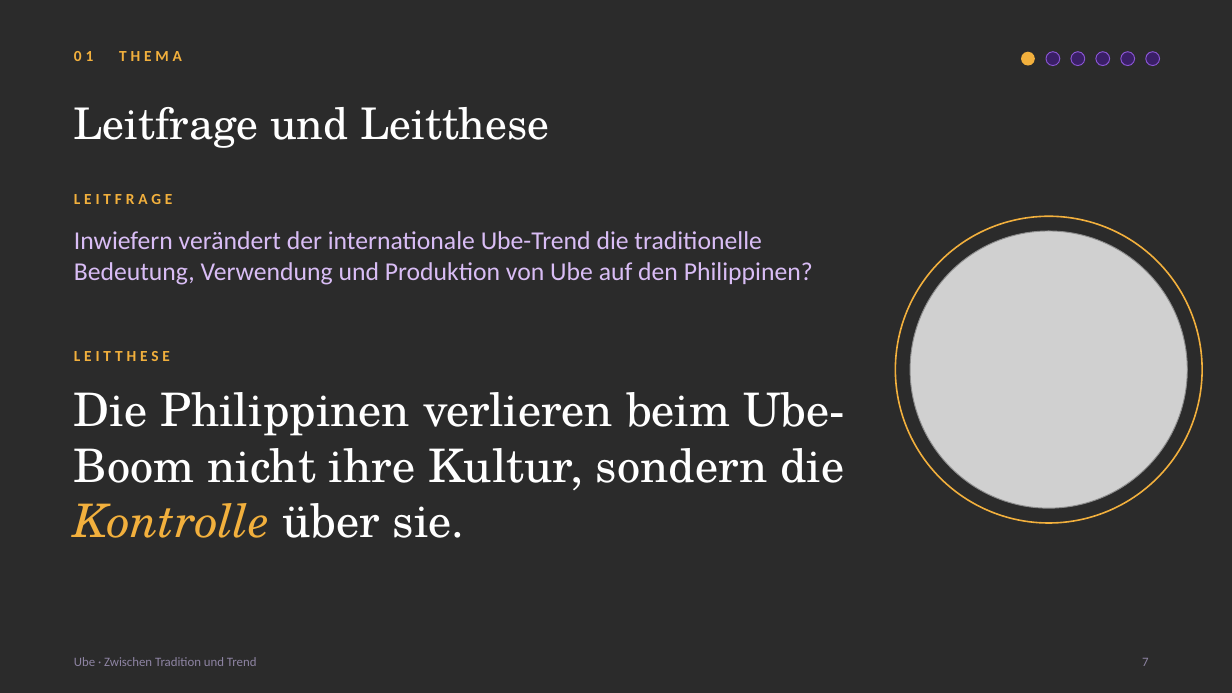
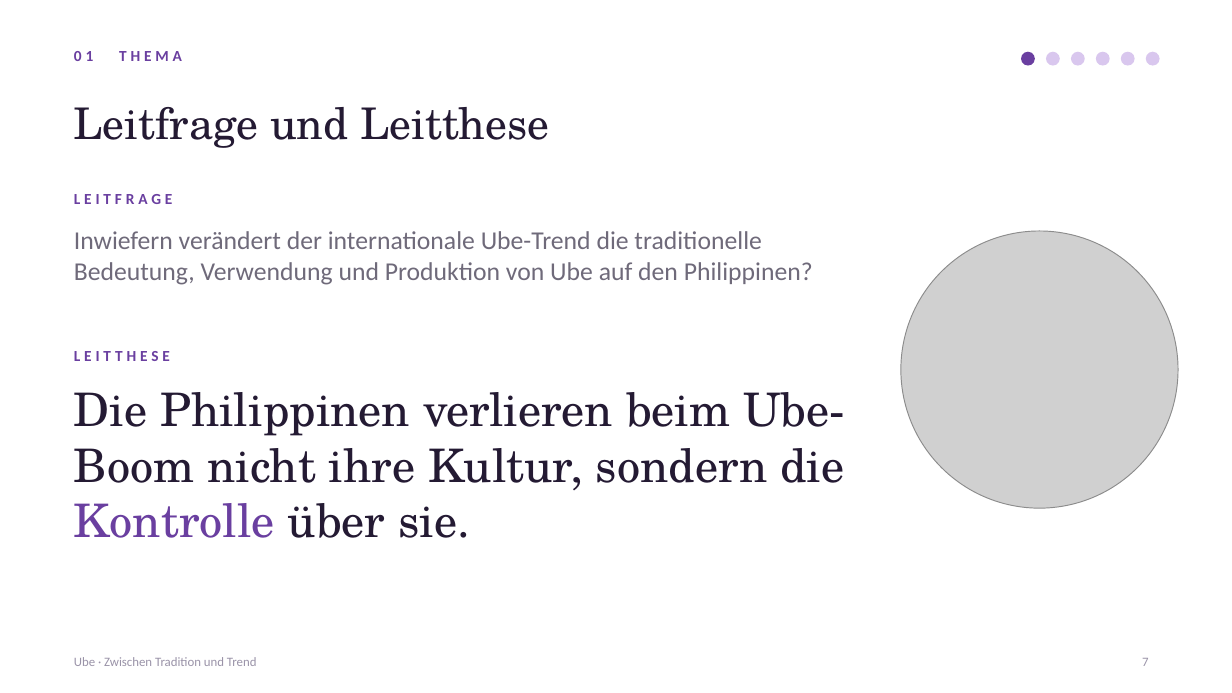
Before and after one commit to aezripeglow-collab/Ube-Sachbuch-Maturaarbeit, a slide deck: slide 7 of Ube Sachbuch Maturaarbeit/08 Präsentation/Ube_Maturapraesentation.pptx. Drawn at 1232x693 pixels with LibreOffice and Linux fonts; fonts in the diff are those of the drawing; grey boxes stand for pictures; background and template pictures are left out; a plain dark background stands for a picture behind light text. Boxes give left, top, right and bottom in pixels: in the first picture for what was removed or moved away, otherwise in the second. Text is boxed around its words. In the diff, an @@ line names an element or a change of style, - is before the commit and + after.

```diff
--- a/Ube Sachbuch Maturaarbeit/08 Präsentation/Ube_Maturapraesentation.pptx
+++ b/Ube Sachbuch Maturaarbeit/08 Präsentation/Ube_Maturapraesentation.pptx
@@ background picture (left out) to #FFFFFF @@
@@ ellipse at <box>1021,52,1035,66</box>: fill #F2B03D to #6A3FA0 @@
@@ fill #3A1F66 to #D9C7EE; outline #8A55D4 0.75 pt to none in 5 elements at <box>1046,52,1060,66</box>, <box>1071,52,1085,66</box>, <box>1096,52,1110,66</box>, <box>1121,52,1135,66</box>, <box>1146,52,1160,66</box> @@
@@ title "Leitfrage und Leitthese" at <box>74,107,550,148</box>: text colour #FFFFFF to #241A33 @@
@@ text "Inwiefern verändert der internationale Ube-Trend ..." at <box>74,231,813,285</box>: text colour #D9BDF5 to #6F6A7A @@
@@ ellipse removed at <box>896,216,1202,523</box> @@
@@ picture: place and size @@
-picture at <box>910,231,1188,508</box>
+picture at <box>901,231,1178,508</box>
@@ text colour #F2B03D to #6A3FA0 in 3 elements at <box>74,51,182,61</box>, <box>74,194,173,204</box>, <box>74,351,170,361</box> @@
@@ text "Die Philippinen verlieren beim Ube-Boom ..." at <box>74,392,845,538</box>: text colour #FFFFFF to #241A33 in "Die Philippinen verlieren beim Ube-Boom nicht ihre ..."; text colour #F2B03D to #6A3FA0, italic off in "Kontrolle" @@
@@ text "Ube · Zwischen Tradition und ..." at <box>74,657,257,666</box>: text colour #8E84A3 to #9A93A8 @@
@@ page number at <box>1142,658,1148,666</box>: text colour #8E84A3 to #9A93A8 @@
```
Also in this commit, not shown: 24 other slides changed, 3 other files.
